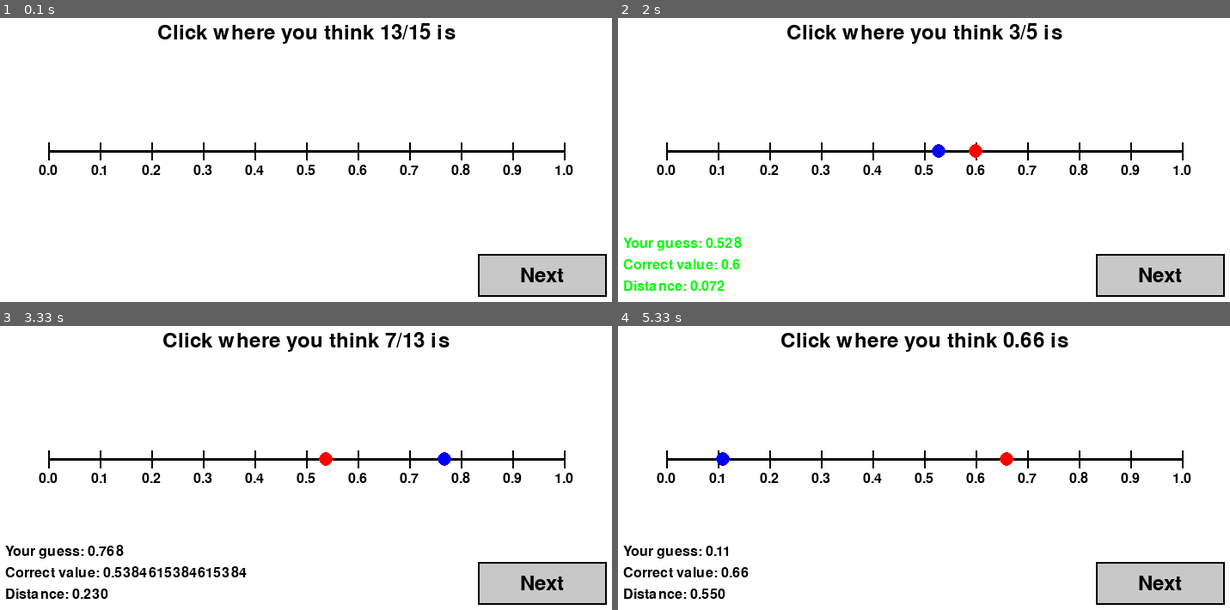
Above: before the commit, frames 1-4 (two rows, left to right).
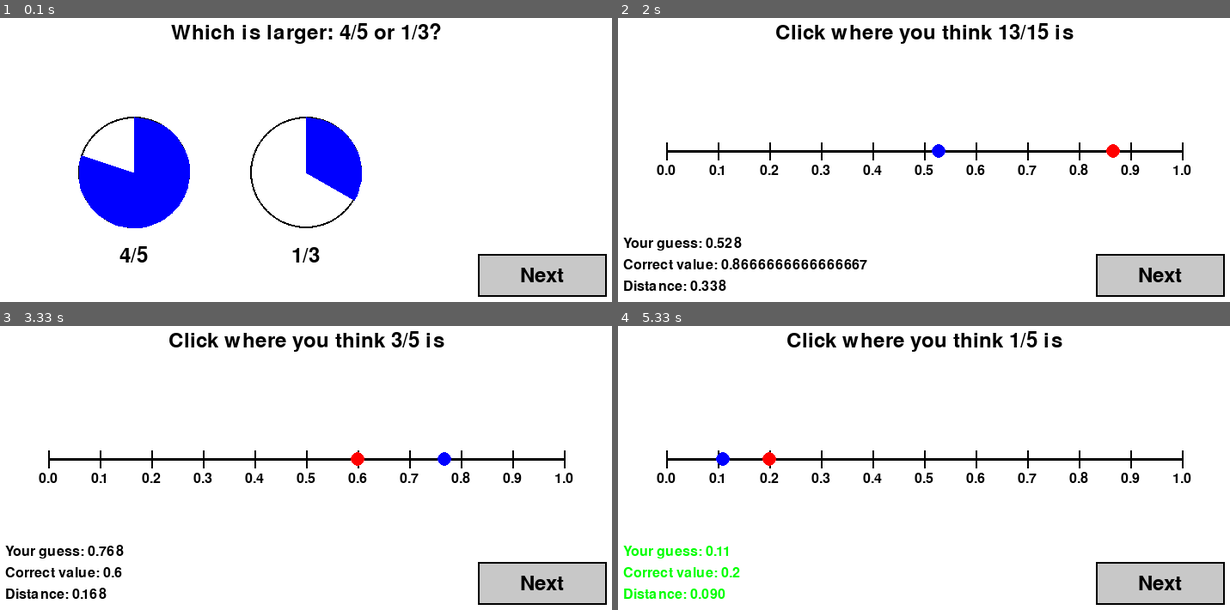
Above: after the commit, the same moments.

Repository: gulyakovaop-cloud/learn-fractions
Game: pygame game, started from learn_pygame_solid.py
The game is run twice, just before and just after one commit, with the same random seed, the same clock (stepped at 60 frames per second) and the same inputs.
Inputs (mouse positions are in pixels of both pictures, inside the frame that each line leads up to):
- Up to frame 1 (0.1 s): no input
- Up to frame 2 (2 s): click (924, 151) at 0.38 s; click (758, 154) at 0.72 s; click (709, 100) at 1.05 s; click (1174, 270) at 1.38 s; click (936, 35) at 1.72 s
- Up to frame 3 (3.33 s): click (563, 587) at 2.55 s; click (446, 431) at 2.88 s
- Up to frame 4 (5.33 s): click "Next" at 3.72 s; click (1070, 399) at 4.05 s; click "Next" at 4.88 s; click (722, 436) at 5.22 s

The runs differ from the first frame. In frame 1, 9.6% of the frame differs, in the area x 6-94%, y 1-87%; in frame 2, 3.0%; in frame 3, 2.0%; in frame 4, 2.4%.

Commit message:
Add FractionComparisonExercise and integrate into game manager

Diff:
--- a/core/game_manager.py
+++ b/core/game_manager.py
@@ -119,8 +119,14 @@
 
         # Check if click is in exercise area (delegate to current exercise if it has click handling)
         if not self.guess_made and self.current_exercise:
-            # For number line exercise, check if click is on the line
-            if hasattr(self.current_exercise, 'get_click_position'):
+            # For exercises with custom click handling (like fraction comparison)
+            if hasattr(self.current_exercise, 'handle_click'):
+                guess = self.current_exercise.handle_click((mouse_x, mouse_y))
+                if guess is not None:
+                    self.make_guess(guess)
+                    return True
+            # For number line exercise
+            elif hasattr(self.current_exercise, 'get_click_position'):
                 line_start_x = getattr(self.current_exercise, 'LINE_START_X', 100)
                 line_end_x = getattr(self.current_exercise, 'LINE_END_X', 700)
                 if line_start_x <= mouse_x <= line_end_x:
--- /dev/null
+++ b/exercises/fraction_comparison_exercise.py
@@ -0,0 +1,205 @@
+import random
+import math
+from fractions import Fraction
+from typing import Tuple, Any, Optional
+import pygame
+
+from core.exercise import Exercise
+
+
+class FractionComparisonExercise(Exercise):
+    """Exercise for comparing two fractions to determine which is larger or smaller."""
+
+    def __init__(self):
+        self.frac1: Optional[Fraction] = None
+        self.frac2: Optional[Fraction] = None
+        self.correct_answer: Optional[Fraction] = None
+        self.question_type: Optional[str] = None  # "larger" or "smaller"
+        self.question_text = ""
+
+        # UI layout constants
+        self.FRAC_WIDTH = 150
+        self.FRAC_HEIGHT = 150
+        self.FRAC1_X = 125  # Adjusted for better centering
+        self.FRAC2_X = 325
+        self.FRAC_Y = 150
+
+        # Colors
+        self.BLACK = (0, 0, 0)
+        self.WHITE = (255, 255, 255)
+        self.BLUE = (0, 0, 255)
+        self.GREEN = (0, 255, 0)
+        self.RED = (255, 0, 0)
+        self.ORANGE = (255, 165, 0)
+        self.GRAY = (200, 200, 200)
+
+    def generate_question(self) -> Tuple[str, Any]:
+        """Generate a question asking which fraction is larger or smaller."""
+        # Generate two different fractions
+        self.frac1, self.frac2 = self._generate_fraction_pair()
+
+        # Randomly choose question type
+        self.question_type = random.choice(["larger", "smaller"])
+
+        # Determine correct answer
+        if self.question_type == "larger":
+            self.correct_answer = max(self.frac1, self.frac2, key=float)
+            self.question_text = f"Which is larger: {self.frac1} or {self.frac2}?"
+        else:
+            self.correct_answer = min(self.frac1, self.frac2, key=float)
+            self.question_text = f"Which is smaller: {self.frac1} or {self.frac2}?"
+
+        return self.question_text, self.correct_answer
+
+    def validate_guess(self, guess: Any) -> Tuple[bool, float]:
+        """Validate the selected fraction."""
+        if guess is None:
+            return False, 0.0
+
+        is_correct = (guess == self.correct_answer)
+        accuracy = 1.0 if is_correct else 0.0
+
+        return is_correct, accuracy
+
+    def get_type(self) -> str:
+        return "fraction_comparison"
+
+    def render_question(self, screen, fonts: dict):
+        """Render the comparison question with pie charts."""
+        # Draw question text
+        font = fonts.get('main', fonts.get('font'))
+        if font:
+            question_surf = font.render(self.question_text, True, self.BLACK)
+            screen.blit(question_surf, (400 - question_surf.get_width()//2, 50))
+
+        # Draw fraction 1
+        self._draw_fraction_visual(screen, self.frac1, self.FRAC1_X, self.FRAC_Y)
+        self._draw_fraction_text(screen, fonts, str(self.frac1), self.FRAC1_X, self.FRAC_Y)
+
+        # Draw fraction 2
+        self._draw_fraction_visual(screen, self.frac2, self.FRAC2_X, self.FRAC_Y)
+        self._draw_fraction_text(screen, fonts, str(self.frac2), self.FRAC2_X, self.FRAC_Y)
+
+        # Draw hover effects
+        mouse_pos = pygame.mouse.get_pos()
+        if self._get_fraction_rect(1).collidepoint(mouse_pos):
+            self._draw_highlight(screen, self.FRAC1_X, self.FRAC_Y, self.BLUE)
+        if self._get_fraction_rect(2).collidepoint(mouse_pos):
+            self._draw_highlight(screen, self.FRAC2_X, self.FRAC_Y, self.BLUE)
+
+    def render_feedback(self, screen, guess: Any, correct: Any, fonts: dict):
+        """Render feedback showing the selected and correct answers."""
+        # Show selected answer
+        if guess:
+            if guess == self.frac1:
+                self._draw_selection_indicator(screen, self.FRAC1_X, self.FRAC_Y, "selected")
+            else:
+                self._draw_selection_indicator(screen, self.FRAC2_X, self.FRAC_Y, "selected")
+
+        # Show correct answer
+        if correct == self.frac1:
+            self._draw_selection_indicator(screen, self.FRAC1_X, self.FRAC_Y, "correct")
+        else:
+            self._draw_selection_indicator(screen, self.FRAC2_X, self.FRAC_Y, "correct")
+
+        # Show result text
+        self._draw_result_text(screen, fonts, guess == correct)
+
+    def handle_click(self, pos: tuple) -> Any:
+        """Process mouse click and return selected fraction or None."""
+        if self._get_fraction_rect(1).collidepoint(pos):
+            return self.frac1
+        elif self._get_fraction_rect(2).collidepoint(pos):
+            return self.frac2
+        return None
+
+    def _generate_fraction_pair(self) -> Tuple[Fraction, Fraction]:
+        """Generate two different fractions."""
+        denominators = [2, 3, 4, 5, 6, 8, 9, 10, 12]
+
+        while True:
+            d1 = random.choice(denominators)
+            n1 = random.randint(1, d1 - 1)  # Proper fraction
+            frac1 = Fraction(n1, d1)
+
+            d2 = random.choice(denominators)
+            n2 = random.randint(1, d2 - 1)
+            frac2 = Fraction(n2, d2)
+
+            if frac1 != frac2:  # Ensure they're different
+                return frac1, frac2
+
+    def _get_fraction_rect(self, fraction_num: int) -> pygame.Rect:
+        """Get clickable rectangle for a fraction."""
+        if fraction_num == 1:
+            return pygame.Rect(self.FRAC1_X, self.FRAC_Y,
+                              self.FRAC_WIDTH, self.FRAC_HEIGHT)
+        else:
+            return pygame.Rect(self.FRAC2_X, self.FRAC_Y,
+                              self.FRAC_WIDTH, self.FRAC_HEIGHT)
+
+    def _draw_fraction_visual(self, screen, fraction: Fraction, x: int, y: int):
+        """Draw pie chart representation of fraction."""
+        center_x = x + self.FRAC_WIDTH // 2
+        center_y = y + self.FRAC_HEIGHT // 2
+        radius = min(self.FRAC_WIDTH, self.FRAC_HEIGHT) // 2 - 10
+
+        # Draw circle outline
+        pygame.draw.circle(screen, self.BLACK, (center_x, center_y), radius, 2)
+
+        # Draw filled portion
+        if float(fraction) > 0:
+            # Calculate angle for the fraction
+            angle = 2 * math.pi * float(fraction)
+
+            # Draw filled arc using polygon
+            points = [(center_x, center_y)]
+            num_points = max(10, int(angle * 180 / math.pi / 5))  # Adaptive point density
+
+            for i in range(num_points + 1):
+                rad = (angle * i / num_points) - math.pi/2  # Start from top
+                px = center_x + int(radius * math.cos(rad))
+                py = center_y + int(radius * math.sin(rad))
+                points.append((px, py))
+
+            if len(points) > 2:
+                pygame.draw.polygon(screen, self.BLUE, points)
+
+    def _draw_fraction_text(self, screen, fonts: dict, text: str, x: int, y: int):
+        """Draw fraction text below visual."""
+        font = fonts.get('main', fonts.get('font'))
+        if font:
+            text_surf = font.render(text, True, self.BLACK)
+            text_x = x + (self.FRAC_WIDTH - text_surf.get_width()) // 2
+            text_y = y + self.FRAC_HEIGHT + 10
+            screen.blit(text_surf, (text_x, text_y))
+
+    def _draw_highlight(self, screen, x: int, y: int, color: tuple):
+        """Draw highlight border around clickable area."""
+        rect = pygame.Rect(x, y, self.FRAC_WIDTH, self.FRAC_HEIGHT)
+        pygame.draw.rect(screen, color, rect, 3)
+
+    def _draw_selection_indicator(self, screen, x: int, y: int, indicator_type: str):
+        """Draw visual indicator around fraction."""
+        color = {
+            "selected": self.ORANGE,
+            "correct": self.GREEN,
+            "incorrect": self.RED
+        }.get(indicator_type, self.BLACK)
+
+        rect = pygame.Rect(x-5, y-5, self.FRAC_WIDTH+10, self.FRAC_HEIGHT+10)
+        pygame.draw.rect(screen, color, rect, 4)
+
+    def _draw_result_text(self, screen, fonts: dict, is_correct: bool):
+        """Draw result message."""
+        if is_correct:
+            text = "Correct! ✓"
+            color = self.GREEN
+        else:
+            text = "Incorrect ✗"
+            color = self.RED
+
+        font = fonts.get('main', fonts.get('font'))
+        if font:
+            text_surf = font.render(text, True, color)
+            screen.blit(text_surf, (400 - text_surf.get_width()//2, 350))
--- a/learn_pygame_solid.py
+++ b/learn_pygame_solid.py
@@ -3,6 +3,7 @@
 
 from core.game_manager import GameManager
 from exercises.number_line_exercise import NumberLineExercise
+from exercises.fraction_comparison_exercise import FractionComparisonExercise
 
 
 def main():
@@ -35,6 +36,7 @@
     # Create exercises
     exercises = [
         NumberLineExercise(),
+        FractionComparisonExercise(),
     ]
 
     # Create game manager
